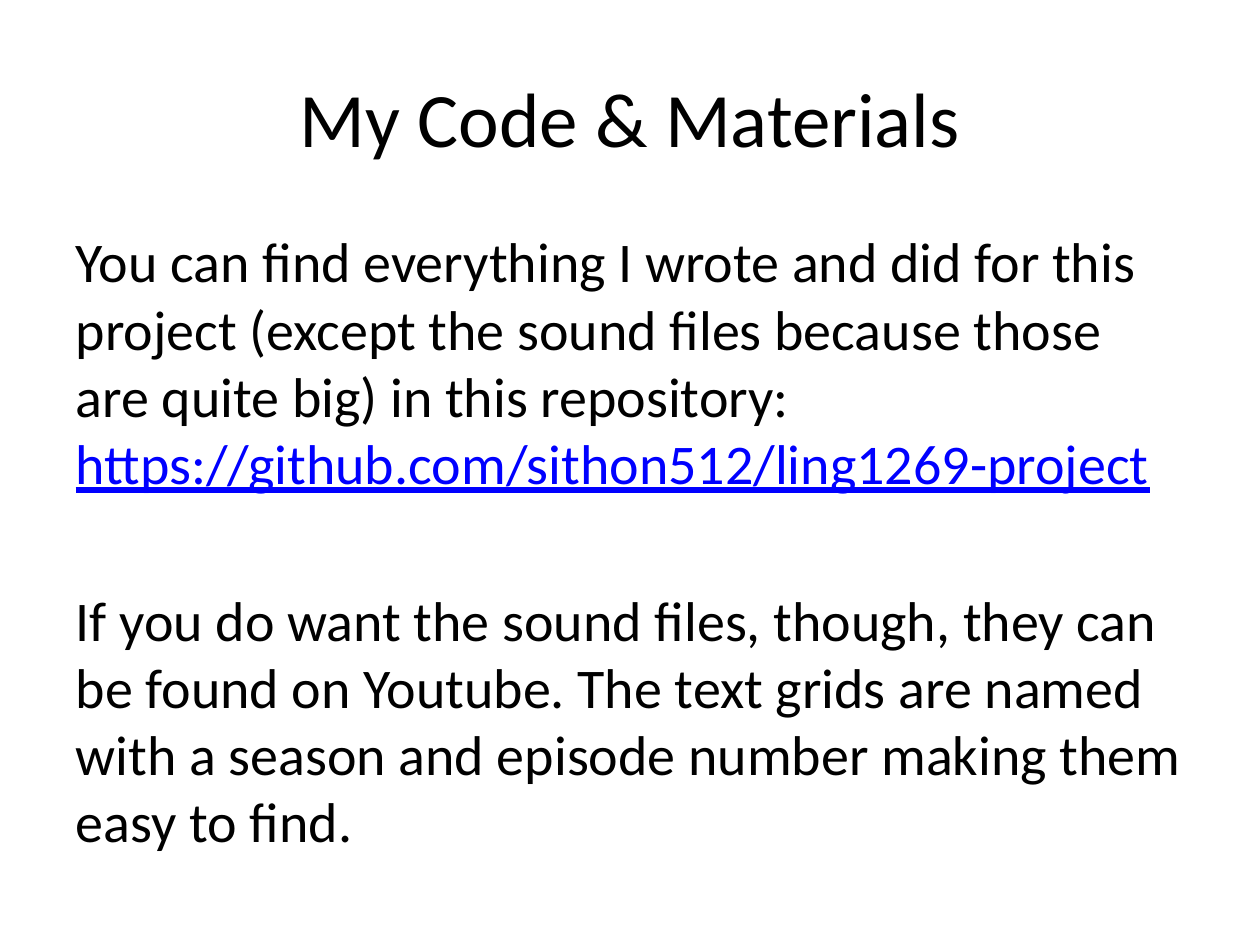
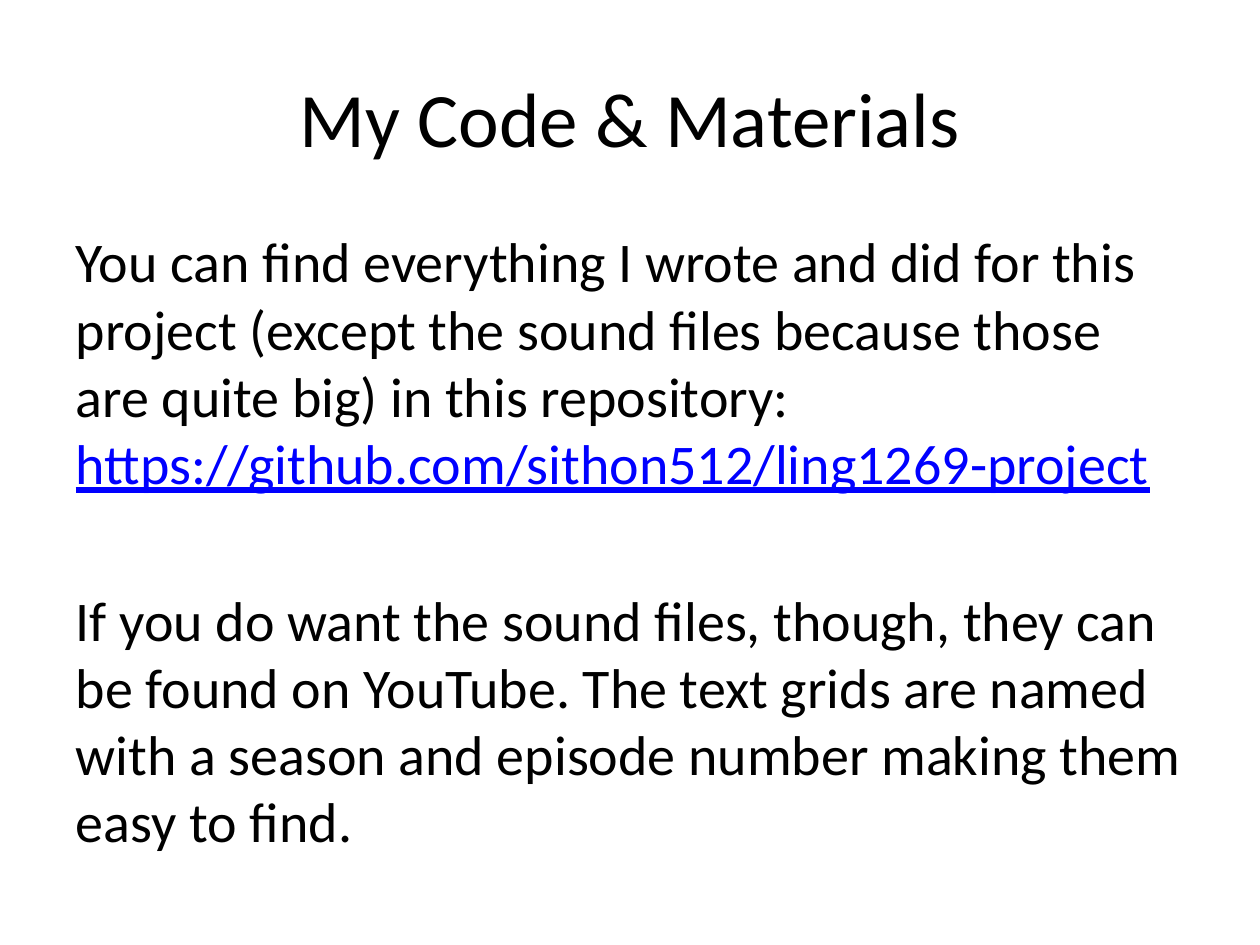
Before and after one commit to sithon512/ling1269-project, a slide deck: slide 18 of Presentation.pptx. Drawn at 1260x945 pixels with LibreOffice and Linux fonts; fonts in the diff are those of the drawing. Boxes give left, top, right and bottom in pixels: in the first picture for what was removed or moved away, otherwise in the second. Text is boxed around its words. In the diff, an @@ line names an element or a change of style, - is before the commit and + after.

Commit message:
Typo

```diff
--- a/Presentation.pptx
+++ b/Presentation.pptx
@@ text at (76, 602, 1181, 851): text changed @@
-If you do want the sound files, though, they can be found on Youtube. The text grids are named with a season and episode number making them easy to find.
+If you do want the sound files, though, they can be found on YouTube. The text grids are named with a season and episode number making them easy to find.
```
